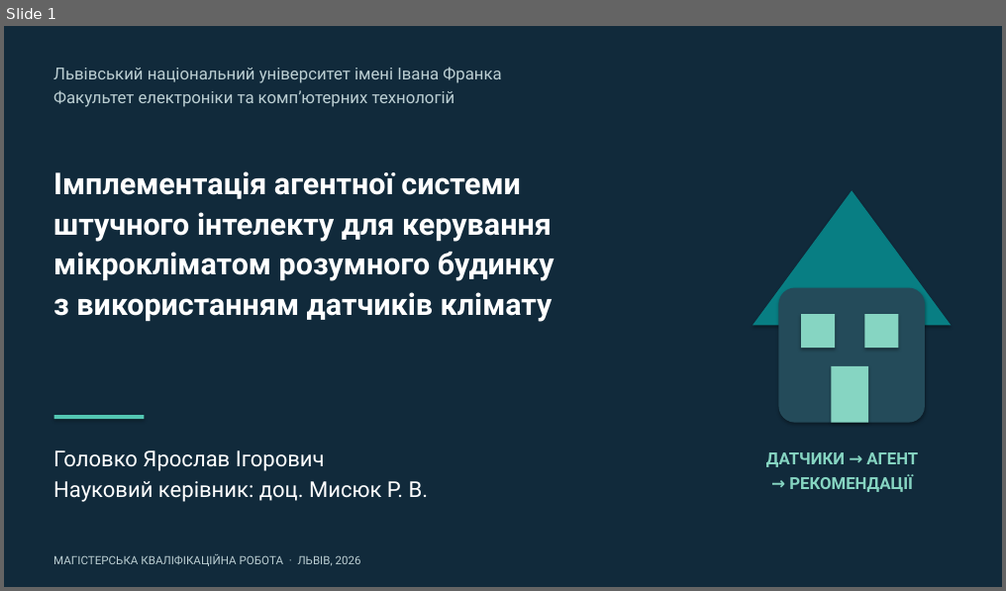
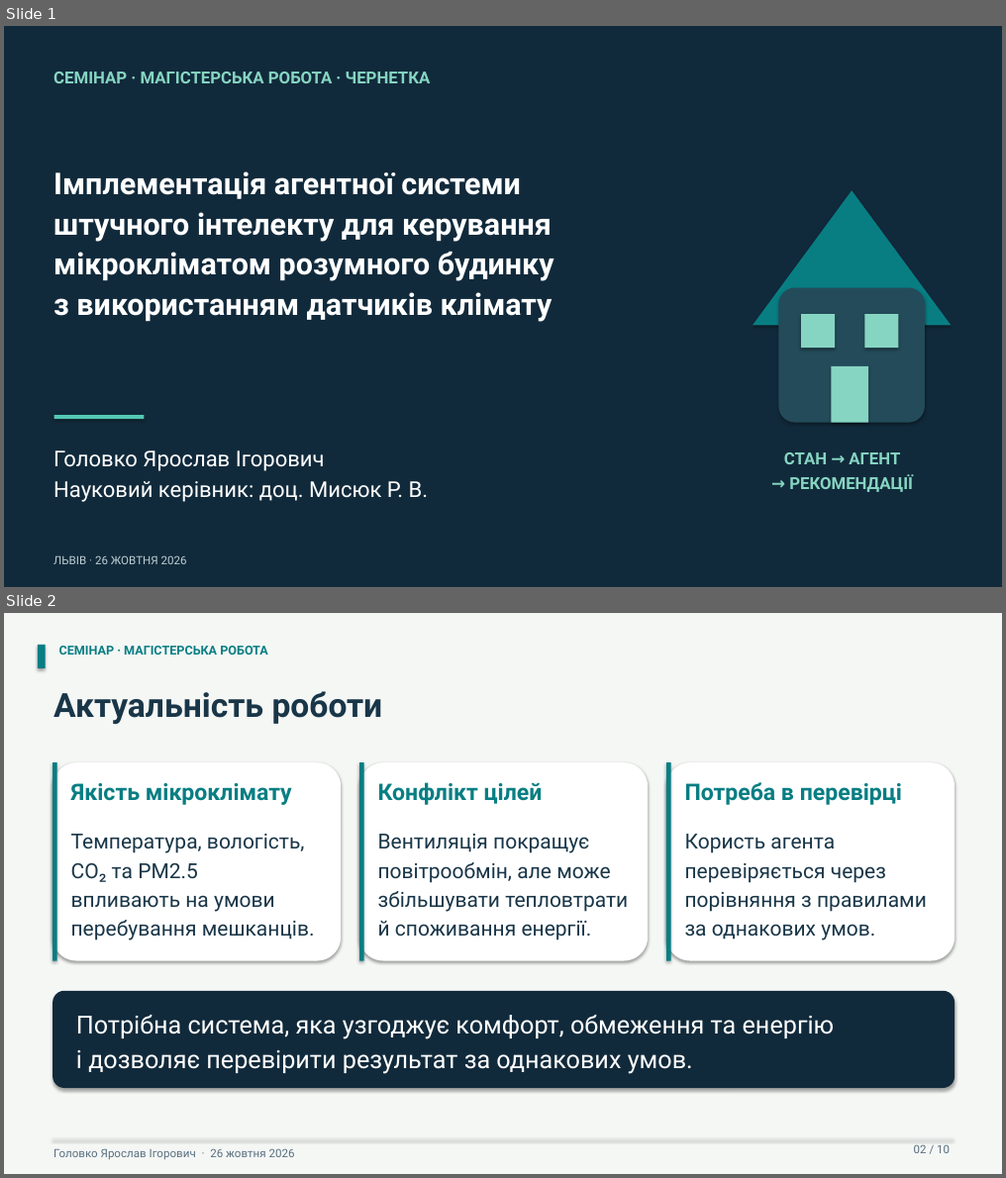
Before and after one commit to Lowckick/ai_house_model, a slide deck: docs/presentation/presentation.pptx. Shown one above the other, each under a label of ours: slide 1 before the commit, slides 1 and 2 after it. The pictures are 1006x591 and 1006x1178 pixels, drawn with LibreOffice and Linux fonts; fonts in the diff are those of the drawing. Boxes give left, top, right and bottom in pixels: in the first picture for what was removed or moved away, otherwise in the second. Text is boxed around its words. In the diff, an @@ line names an element or a change of style, - is before the commit and + after.

```diff
--- a/docs/presentation/presentation.pptx
+++ b/docs/presentation/presentation.pptx
@@ slide 2 added at (4, 613, 1002, 1174), background #F5F7F5 @@
@@ rectangle added at (38, 645, 46, 668), fill #087E83 @@
@@ text added at (59, 646, 267, 655), 12 pt, text #087E83, bold @@
+СЕМІНАР · МАГІСТЕРСЬКА РОБОТА
@@ text added at (54, 691, 383, 724), 32 pt, text #193648, bold @@
+Актуальність роботи
@@ rounded rectangle added at (53, 762, 341, 961), fill #FFFFFF @@
@@ rectangle added at (53, 762, 57, 961), fill #087E83 @@
@@ text added at (71, 783, 292, 805), 22 pt, text #087E83, bold @@
+Якість мікроклімату
@@ rounded rectangle added at (359, 762, 648, 961), fill #FFFFFF @@
@@ rectangle added at (359, 762, 364, 961), fill #087E83 @@
@@ text added at (378, 782, 543, 805), 22 pt, text #087E83, bold @@
+Конфлікт цілей
@@ rounded rectangle added at (666, 762, 954, 961), fill #FFFFFF @@
@@ rectangle added at (666, 762, 671, 961), fill #087E83 @@
@@ text added at (685, 782, 902, 805), 22 pt, text #087E83, bold @@
+Потреба в перевірці
@@ text added at (71, 834, 315, 941), 20 pt, text #193648 @@
+Температура, вологість,
+CO₂ та PM2.5
+впливають на умови
+перебування мешканців.
@@ text added at (378, 834, 628, 941), 20 pt, text #193648 @@
+Вентиляція покращує
+повітрообмін, але може
+збільшувати тепловтрати
+й споживання енергії.
@@ text added at (685, 834, 927, 941), 20 pt, text #193648 @@
+Користь агента
+перевіряється через
+порівняння з правилами
+за однакових умов.
@@ rounded rectangle added at (53, 991, 954, 1088), fill #112A3B @@
@@ text added at (76, 1015, 835, 1074), 24 pt, text #FFFFFF @@
+Потрібна система, яка узгоджує комфорт, обмеження та енергію
+і дозволяє перевірити результат за однакових умов.
@@ rectangle added at (53, 1139, 953, 1140), fill #E4EAEB @@
@@ text added at (914, 1145, 949, 1154), 11 pt, text #587080 @@
+02 / 10
@@ text added at (54, 1149, 295, 1160), 11 pt, text #587080 @@
+Головко Ярослав Ігорович · 26 жовтня 2026
@@ slide 1 changed as well @@
@@ text at (54, 72, 431, 83): text changed; text colour #BCCFD3 to #86D5C2; bold on @@
-Львівський національний університет імені Івана Франка
-Факультет електроніки та комп’ютерних технологій
+СЕМІНАР · МАГІСТЕРСЬКА РОБОТА · ЧЕРНЕТКА
@@ text at (784, 453, 900, 465): text changed @@
-ДАТЧИКИ → АГЕНТ
+СТАН → АГЕНТ
@@ text at (54, 556, 187, 565): text changed @@
-МАГІСТЕРСЬКА КВАЛІФІКАЦІЙНА РОБОТА · ЛЬВІВ, 2026
+ЛЬВІВ · 26 ЖОВТНЯ 2026
```
Also in this commit, not shown: 2 other slides changed, 6 other slides added, 7 slides removed, 10 other files.
